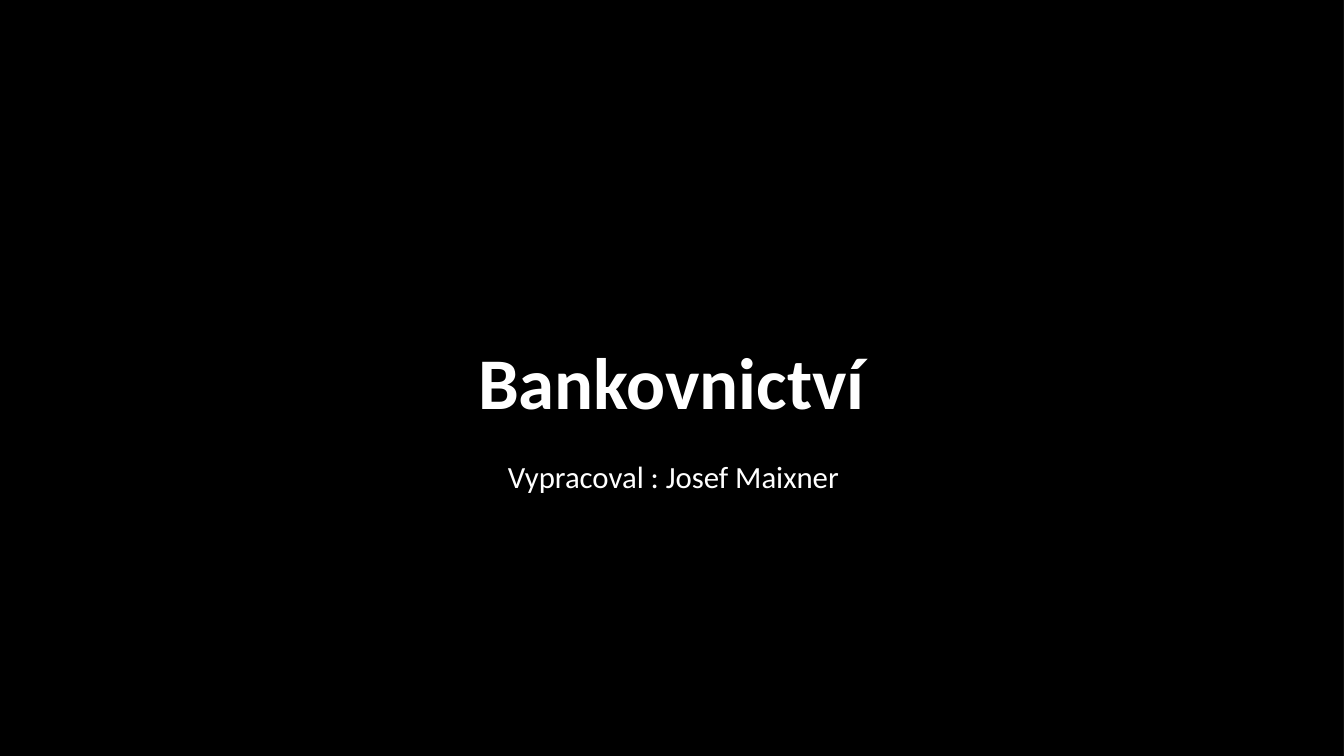
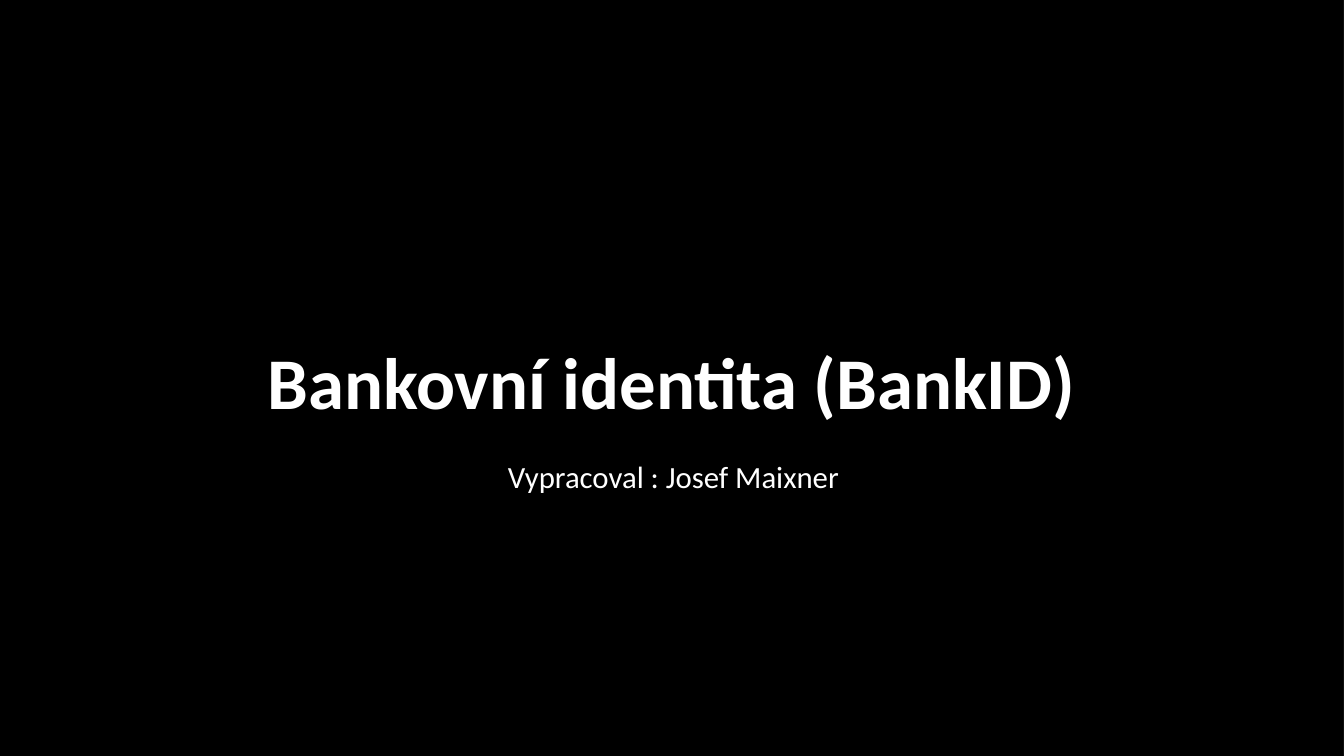
Before and after one commit to 22maixner/prezentace, a slide deck: slide 1 of Maixner.pptx. Drawn at 1344x756 pixels with LibreOffice and Linux fonts; fonts in the diff are those of the drawing; background and template pictures are left out; a plain dark background stands for a picture behind light text. Boxes give left, top, right and bottom in pixels: in the first picture for what was removed or moved away, otherwise in the second. Text is boxed around its words. In the diff, an @@ line names an element or a change of style, - is before the commit and + after.

```diff
--- a/Maixner.pptx
+++ b/Maixner.pptx
@@ title at [268, 355, 1075, 420]: text changed @@
-Bankovnictví
+Bankovní identita (BankID)
```
Also in this commit, not shown: 19 slides added.
